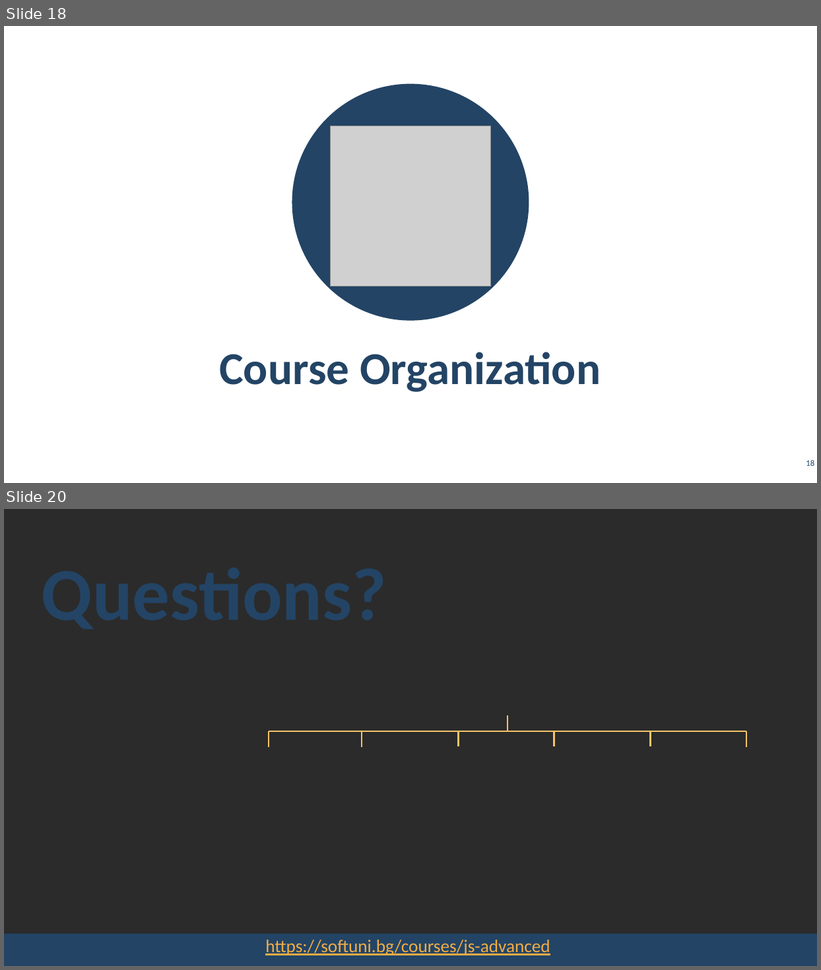
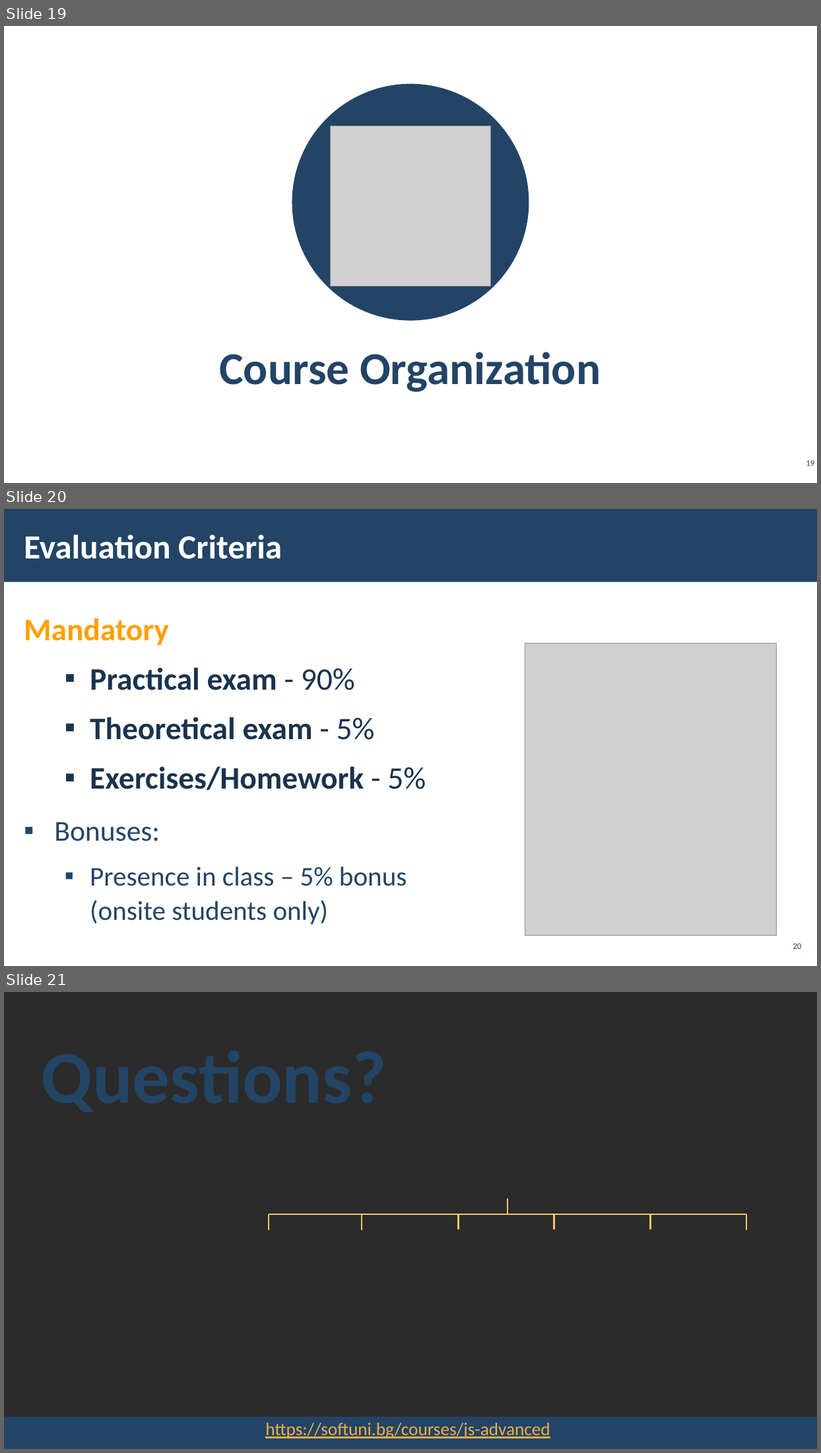
Before and after one commit to ErayErol/Software-University-Courses, a slide deck: JS Advanced - 2019.09.16/00_Course Introduction/JS-Advanced-Course-Introduction.pptx. Shown one above the other, each under a label of ours: slides 18 and 20 before the commit, slides 19, 20 and 21 after it; the slides between them are not shown. The pictures are 821x970 and 821x1453 pixels, drawn with LibreOffice and Linux fonts; fonts in the diff are those of the drawing; grey boxes stand for pictures; background and template pictures are left out; a plain dark background stands for a picture behind light text. Boxes give left, top, right and bottom in pixels: in the first picture for what was removed or moved away, otherwise in the second. Text is boxed around its words. In the diff, an @@ line names an element or a change of style, - is before the commit and + after.

```diff
--- a/JS Advanced - 2019.09.16/00_Course Introduction/JS-Advanced-Course-Introduction.pptx
+++ b/JS Advanced - 2019.09.16/00_Course Introduction/JS-Advanced-Course-Introduction.pptx
@@ slide 20 added at box(4, 509, 817, 966), background picture (left out) @@
@@ rectangle added at box(4, 509, 817, 582), fill #234465 @@
@@ title added at box(24, 535, 282, 559), 40 pt, text #FFFFFF, bold @@
+Evaluation Criteria
@@ text added at box(24, 618, 426, 925), 37 pt, text #1A334C @@
+Mandatory
+  ▪ Practical exam - 90%
+  ▪ Theoretical exam - 5%
+  ▪ Exercises/Homework - 5%
+▪ Bonuses:
+  ▪ Presence in class – 5% bonus
+    (onsite students only)
@@ picture added at box(525, 644, 777, 936) @@
@@ page number added at box(793, 943, 802, 949), 10 pt, text #234465 @@
+20
@@ what was slide 18 is now slide 19 @@
@@ page number at box(806, 460, 814, 466): text changed @@
-18
+19
@@ what was slide 20 is now slide 21 @@
```
Also in this commit, not shown: 1 slide changed, 4 other files.
